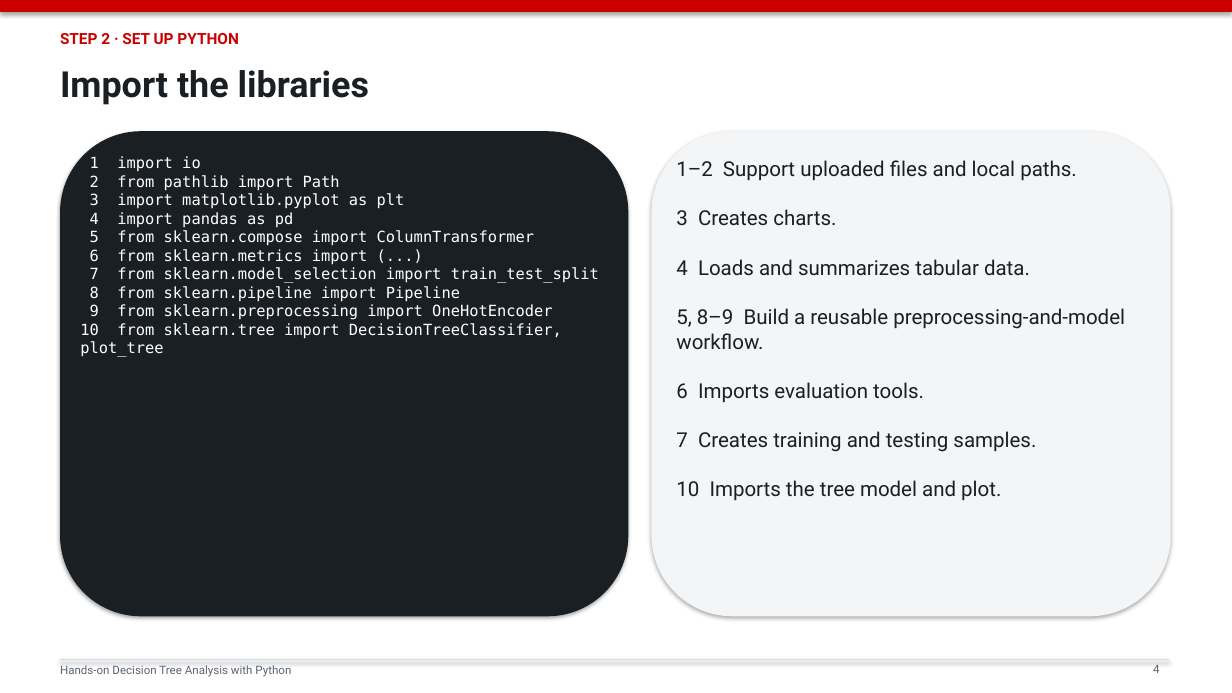
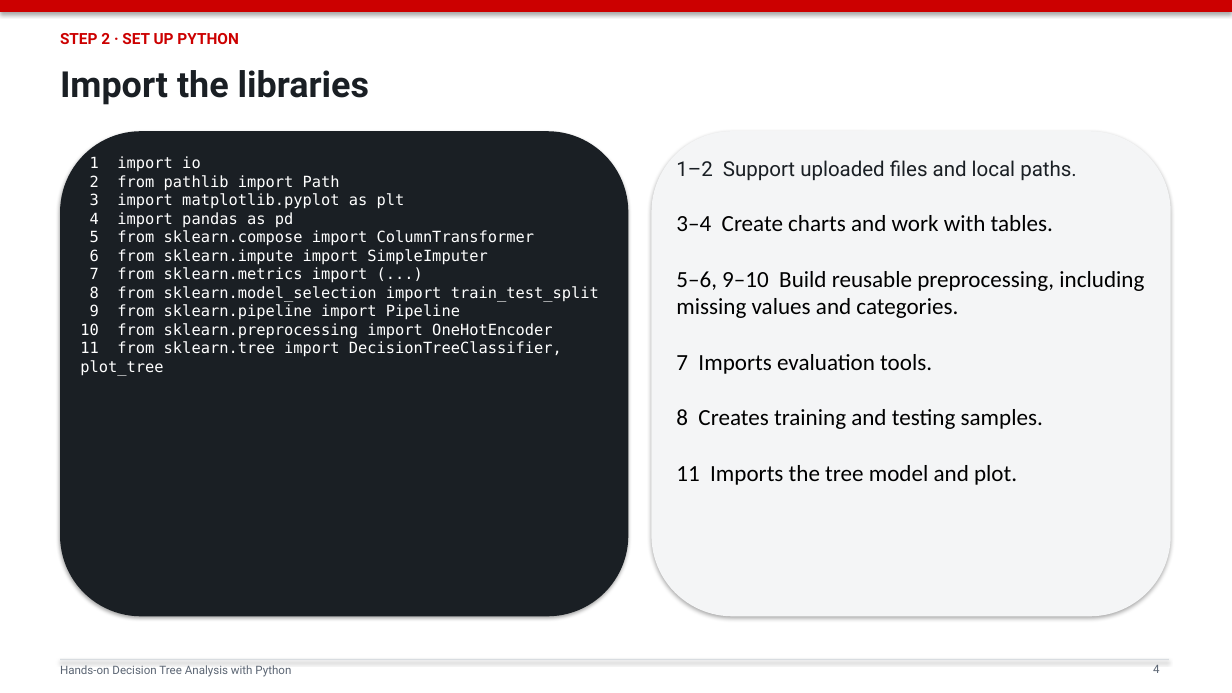
Before and after one commit to mojiahui777/ba_course, a slide deck: slide 4 of decision_tree_python_slides.pptx. Drawn at 1232x693 pixels with LibreOffice and Linux fonts; fonts in the diff are those of the drawing. Boxes give left, top, right and bottom in pixels: in the first picture for what was removed or moved away, otherwise in the second. Text is boxed around its words. In the diff, an @@ line names an element or a change of style, - is before the commit and + after.

Commit message:
Make decision tree workflow reusable

```diff
--- a/decision_tree_python_slides.pptx
+++ b/decision_tree_python_slides.pptx
@@ text at <box>80,156,599,376</box>: text changed @@
-1 import io
-2 from pathlib import Path
-3 import matplotlib.pyplot as plt
-4 import pandas as pd
-5 from sklearn.compose import ColumnTransformer
-6 from sklearn.metrics import (...)
-7 from sklearn.model_selection import train_test_split
-8 from sklearn.pipeline import Pipeline
-9 from sklearn.preprocessing import OneHotEncoder
-10 from sklearn.tree import DecisionTreeClassifier, plot_tree
+1 import io
+2 from pathlib import Path
+3 import matplotlib.pyplot as plt
+4 import pandas as pd
+5 from sklearn.compose import ColumnTransformer
+6 from sklearn.impute import SimpleImputer
+7 from sklearn.metrics import (...)
+8 from sklearn.model_selection import train_test_split
+9 from sklearn.pipeline import Pipeline
+10 from sklearn.preprocessing import OneHotEncoder
+11 from sklearn.tree import DecisionTreeClassifier, plot_tree
@@ text at <box>676,160,1144,485</box>: text changed; size 16 to 18 pt; font Roboto to Calibri; text colour #1A1F24 to #000000 @@
-1–2 Support uploaded files and local paths.
-3 Creates charts.
-4 Loads and summarizes tabular data.
-5, 8–9 Build a reusable preprocessing-and-model workflow.
-6 Imports evaluation tools.
-7 Creates training and testing samples.
-10 Imports the tree model and plot.
+1–2 Support uploaded files and local paths.
+3–4 Create charts and work with tables.
+5–6, 9–10 Build reusable preprocessing, including missing values and categories.
+7 Imports evaluation tools.
+8 Creates training and testing samples.
+11 Imports the tree model and plot.
```
Also in this commit, not shown: 21 other slides changed, 1 other file.
